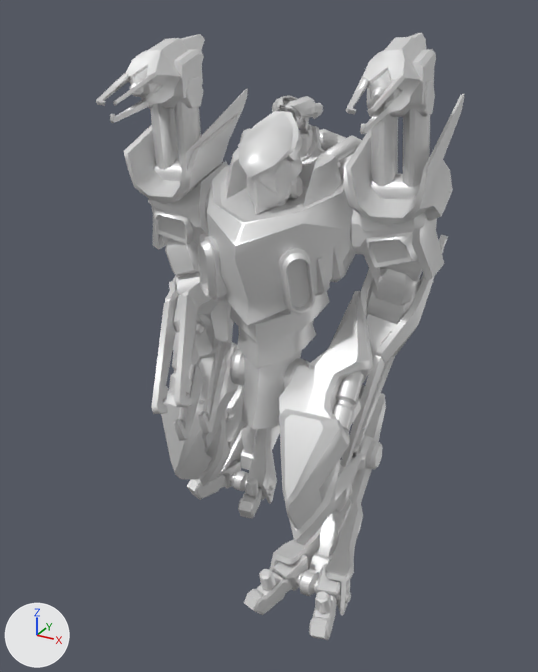
A saved change to the glTF model legeheatraymech_old.glb.
Camera for both pictures: a camera (50 mm lens) standing at (94.1, -178.6, 159.8) and looking at (0.0, -7.4, 74.2). The lights are fixed; the arrows at lower left show +X, +Y and +Z. The picture after the commit comes second. Where no turn or scale is listed for an object, it has been applied to the vertices.

Script lines for the objects in view, before the commit:
```python
ob_larmgun = bpy.data.objects.new('lArmGun', me_larmgun)
ob_larmgun.parent = ob_larmrotationflare
ob_larmgun.location = (0.0, 0.0, 0.0)
ob_larmgun.rotation_euler = (0.809, -0.0377, -0.0539)  # degrees (46, -2.2, -3.1)
ob_larmlowerarm = bpy.data.objects.new('lArmLowerArm', me_larmlowerarm)
ob_larmlowerarm.parent = ob_larmupperarm
ob_larmlowerarm.location = (11.83, 1.041, -7.948)
ob_larmlowerarm.rotation_euler = (0.503, 0.282, 0.105)  # degrees (29, 16, 6)
ob_larmupperarm = bpy.data.objects.new('lArmUpperArm', me_larmupperarm)
ob_larmupperarm.parent = ob_uppertorso
ob_larmupperarm.location = (21.54, 0.743, 1.801)
ob_larmupperarm.rotation_euler = (-0.000982, -0.063, 0.0)  # degrees (-0.1, -3.6, 0)
ob_lleglowerthigh = bpy.data.objects.new('lLegLowerThigh', me_lleglowerthigh)
ob_lleglowerthigh.parent = ob_llegupperthigh
ob_lleglowerthigh.location = (0.0755, -4.641, -26.65)
ob_lleglowerthigh.rotation_euler = (-0.0471, 0.00853, -0.00489)  # degrees (-2.7, 0.5, -0.3)
ob_llegshin = bpy.data.objects.new('lLegShin', me_llegshin)
ob_llegshin.parent = ob_llegttibio
ob_llegshin.location = (0.0, 37.05, 5.468)
ob_llegshin.rotation_euler = (0.0703, 0.00916, 0.009)  # degrees (4, 0.5, 0.5)
ob_llegthighpivot = bpy.data.objects.new('lLegThighPivot', me_llegthighpivot)
ob_llegthighpivot.parent = ob_legjointtorso
ob_llegthighpivot.location = (8.942, -1.717, -7.311)
ob_llegthighpivot.rotation_euler = (-0.0605, -0.052, -0.0391)  # degrees (-3.5, -3, -2.2)
ob_llegttibio = bpy.data.objects.new('lLegtTibio', me_llegttibio)
ob_llegttibio.parent = ob_lleglowerthigh
ob_llegttibio.location = (0.000214, -5.72, -13.6)
ob_llegttibio.rotation_euler = (-0.0192, 0.0089, -0.0036)  # degrees (-1.1, 0.5, -0.2)
ob_llegupperthigh = bpy.data.objects.new('lLegUpperThigh', me_llegupperthigh)
ob_llegupperthigh.parent = ob_llegthighpivot
ob_llegupperthigh.location = (12.16, -0.852, 7.314)
ob_llegupperthigh.rotation_euler = (-0.0834, 0.0153, 0.00245)  # degrees (-4.8, 0.9, 0.1)
ob_rarmshoulderpivot = bpy.data.objects.new('rArmShoulderPivot', me_rarmshoulderpivot)
ob_rarmshoulderpivot.parent = ob_rarmshoulderjoint
ob_rarmshoulderpivot.location = (0.0, -0.511, 13.07)
# also in view: 'head' at (0.1, -9.0, 123.3); 'rLegShin' at (-20.5, 18.8, 36.3); 'rArmGun' at (-22.4, -12.7, 73.4); 'rLegUpperThigh' at (-20.1, -13.1, 57.4); 'upperTorso' at (-1.5, 3.0, 105.1)
```
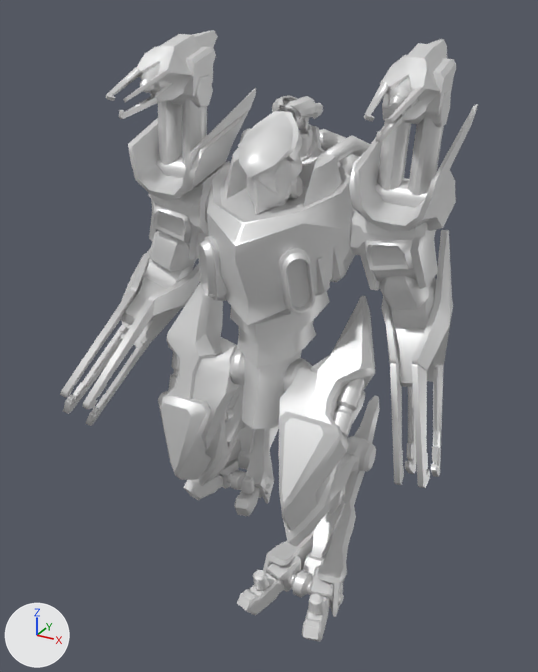
The change in detail:
Object 'lLegThighPivot' (ob_llegthighpivot) turns from (-3.5, -3, -2.2) to (-3.6, 2.9, -2.4) degrees about x, y and z.
Object 'lLegUpperThigh' (ob_llegupperthigh) turns from (-4.8, 0.9, 0.1) to (-4.8, -0.9, 0.2) degrees about x, y and z.
Object 'lLegLowerThigh' (ob_lleglowerthigh) turns from (-2.7, 0.5, -0.3) to (-2.7, -0.5, -0.3) degrees about x, y and z.
Object 'lLegtTibio' (ob_llegttibio) turns from (-1.1, 0.5, -0.2) to (-1.1, -0.5, -0.2) degrees about x, y and z.
Object 'lLegShin' (ob_llegshin) turns from (4, 0.5, 0.5) to (4, -0.5, 0.5) degrees about x, y and z.
Object 'lArmUpperArm' (ob_larmupperarm) turns from (-0.1, -3.6, 0) to (-0.1, 3.6, -0) degrees about x, y and z.
Object 'lArmLowerArm' (ob_larmlowerarm) turns from (29, 16, 6) to (28, -16, -2.2) degrees about x, y and z.
Object 'lArmGun' (ob_larmgun) turns from (46, -2.2, -3.1) to (46, 2.4, -1.2) degrees about x, y and z.
Object 'rArmUpperArm' (ob_rarmupperarm) turns from (0.2, -2.7, 0) to (0.2, 2.7, 0) degrees about x, y and z.
Object 'rArmLowerArm' (ob_rarmlowerarm) turns from (-7.8, -18, 0.1) to (-8.1, 18, -2.4) degrees about x, y and z.
Object 'rArmGun' (ob_rarmgun) turns from (37, -4.9, 8.9) to (37, 1.6, 11) degrees about x, y and z.
Object 'rLegThighPivot' (ob_rlegthighpivot) turns from (8.4, 0.5, -4.3) to (8.5, -0.2, -4.4) degrees about x, y and z.
Object 'rLegUpperThigh' (ob_rlegupperthigh) turns from (10, -0.5, 0.5) to (10, 0.5, 0.6) degrees about x, y and z.
Object 'rLegLowerThigh' (ob_rleglowerthigh) turns from (5, -0.4, 0.5) to (5, 0.4, 0.5) degrees about x, y and z.
Object 'rLegTibio' (ob_rlegtibio) turns from (3.4, -0.3, 0.9) to (3.4, 0.3, 0.9) degrees about x, y and z.
Object 'rLegFrontFoot' (ob_rlegfrontfoot) turns from (-38, 2.2, -3.6) to (-38, -2.7, -1.9) degrees about x, y and z.

Where the change shows, as pixel boxes [x1, y1, x2, y2] in the pictures (538 x 672 px):
'rArmGun', turned: before [151, 272, 234, 440]; after [60, 248, 200, 426]
'lArmGun', turned: before [340, 235, 448, 467]; after [381, 230, 453, 488]
'lLegUpperThigh', turned: before [279, 291, 373, 529]; after [278, 296, 375, 531]
'lArmUpperArm', turned: before [343, 93, 465, 288]; after [349, 104, 478, 291]
'rLegUpperThigh', turned: before [161, 313, 239, 479]; after [158, 283, 238, 480]
'rArmUpperArm', turned: before [124, 88, 248, 250]; after [128, 88, 256, 260]
'lArmShoulderGun', turned: before [346, 33, 436, 134]; after [364, 39, 456, 142]
'lLegShin', turned: before [270, 393, 386, 615]; after [263, 396, 380, 617]
'lArmShoulderPivot', turned: before [367, 80, 435, 187]; after [377, 91, 451, 196]
'rArmShoulderGun', turned: before [96, 34, 205, 123]; after [106, 30, 218, 119]
'lLegFrontFoot', turned: before [244, 554, 351, 640]; after [237, 555, 344, 642]
'rArmShoulderPivot', turned: before [148, 77, 203, 170]; after [158, 75, 213, 167]
'rLegShin', turned: before [219, 425, 277, 504]; after [216, 425, 274, 504]
'rLegFrontFoot', turned: before [187, 459, 275, 519]; after [184, 459, 272, 516]
'lArmLowerArm', turned: before [372, 261, 422, 306]; after [374, 269, 434, 310]
'lLegLowerThigh', turned: before [289, 384, 365, 545]; after [283, 391, 365, 547]
'rArmLowerArm', turned: before [161, 235, 199, 276]; after [150, 230, 196, 272]
'rLegLowerThigh', turned: before [199, 342, 237, 486]; after [198, 337, 237, 486]
'lLegtTibio', turned: before [330, 453, 365, 514]; after [327, 453, 359, 514]
'lArmShoulderJoint', turned: before [370, 174, 420, 199]; after [375, 180, 428, 207]
'rLegTibio', turned: before [225, 385, 247, 451]; after [225, 385, 247, 450]
'rArmShoulderJoint', turned: before [153, 159, 182, 181]; after [156, 155, 205, 180]
'rLegThighPivot', turned: before [229, 349, 245, 385]; after [229, 348, 245, 385]
'lLegBackFoot', turned: before [308, 543, 338, 575]; after [301, 544, 331, 577]
'rLegBackFoot', turned: before [241, 425, 280, 470]; after [238, 425, 279, 470]
'lLegThighPivot', turned: before [283, 358, 305, 390]; after [283, 358, 308, 392]
'rLegThighJoint', turned (mostly hidden): before [204, 447, 208, 453]; after [204, 447, 207, 453]
